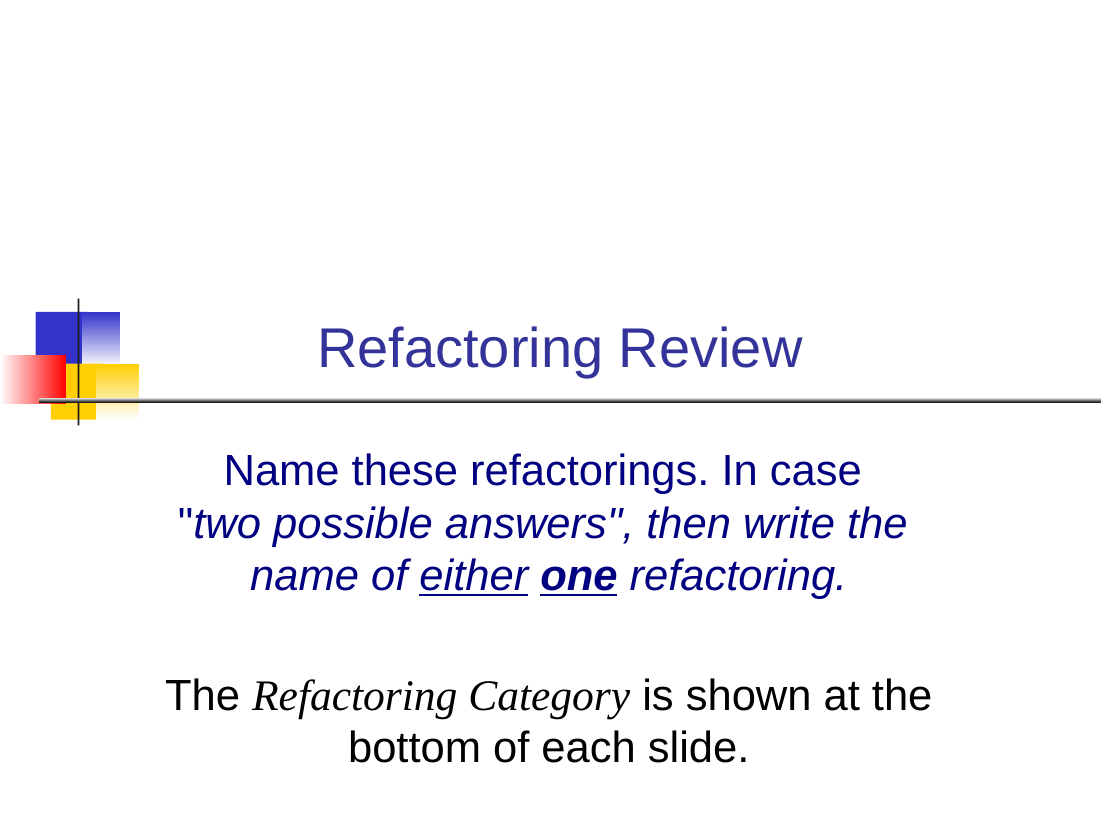
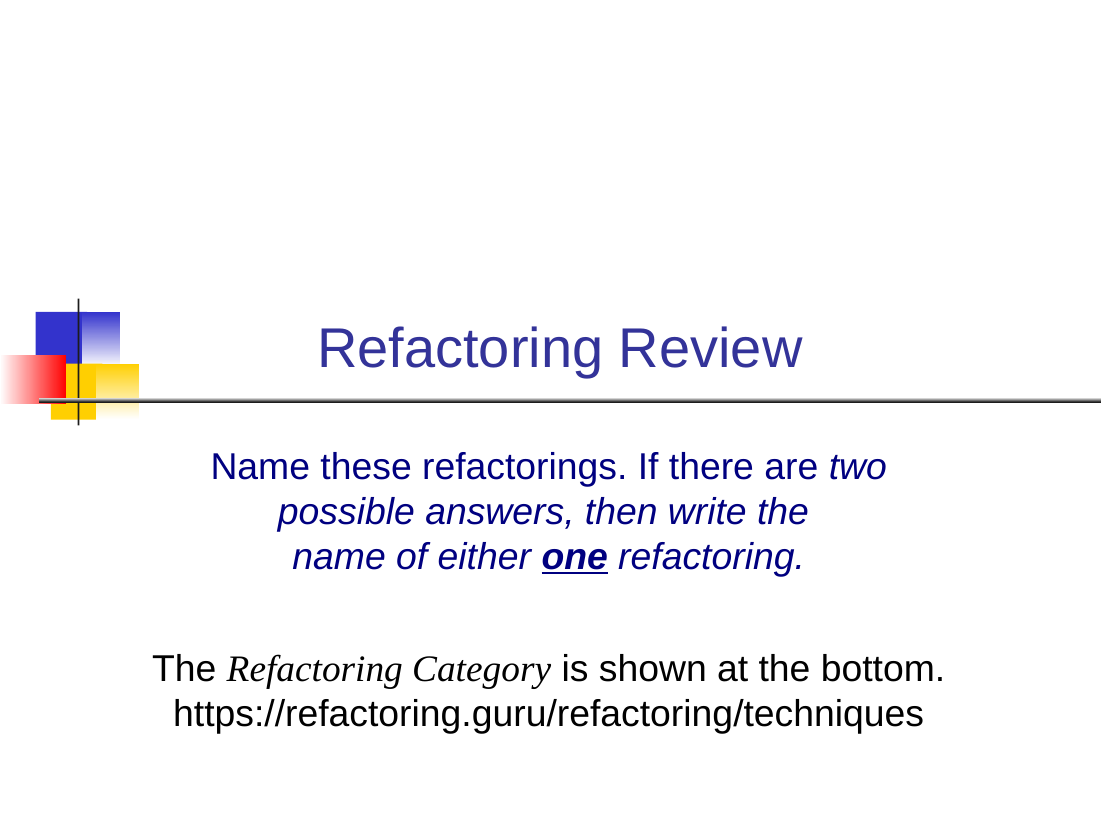
Before and after one commit to cpske/ISP, a slide deck: slide 1 of refactoring/Refactoring-Review.odp. Drawn at 1120x840 pixels with LibreOffice and Linux fonts; fonts in the diff are those of the drawing. Boxes give left, top, right and bottom in pixels: in the first picture for what was removed or moved away, otherwise in the second. Text is boxed around its words. In the diff, an @@ line names an element or a change of style, - is before the commit and + after.

```diff
--- a/refactoring/Refactoring-Review.odp
+++ b/refactoring/Refactoring-Review.odp
@@ text at bbox=[152, 452, 945, 733]: text changed; size 28 to 24 pt; italic off @@
-Name these refactorings. In case
-"two possible answers", then write the
-name of either one refactoring.
-The Refactoring Category is shown at the bottom of each slide.
+Name these refactorings. If there are two
+possible answers, then write the
+name of either one refactoring.
+The Refactoring Category is shown at the bottom.
+https://refactoring.guru/refactoring/techniques
```
Also in this commit, not shown: 15 other slides changed, 3 slides added, 1 slide removed, 6 other files.
